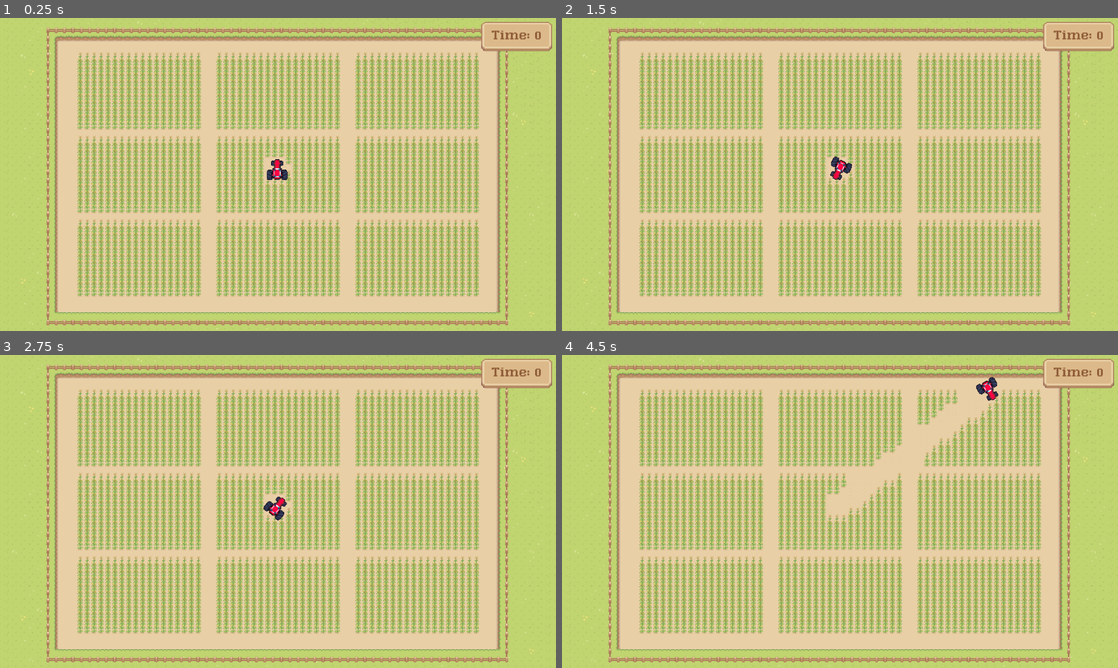
Above: before the commit, frames 1-4 (two rows, left to right).
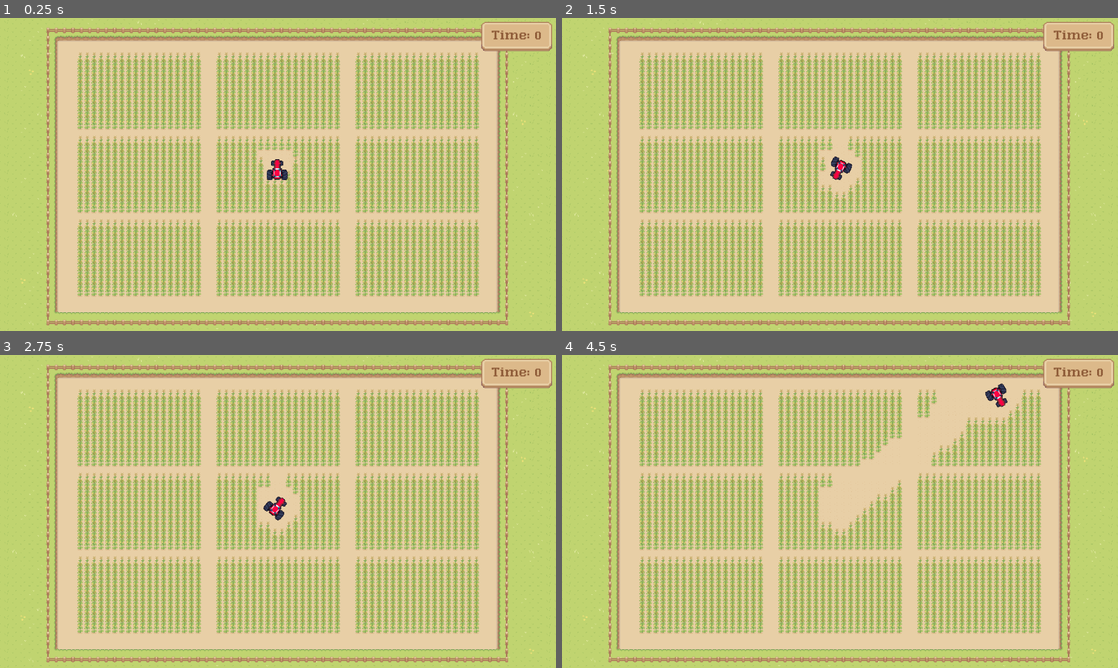
Above: after the commit, the same moments.

Repository: EmilBert/Harvest
Game: Godot game, scene res://World.tscn
Same seed, same stepped clock (60 frames per second), same inputs: the game is played once before the commit and once after it.
Inputs:
- Up to frame 1 (0.25 s): no input
- Up to frame 2 (1.5 s): tap Enter at 0.5 s; hold Right (ui_right) 0.53-1.28 s; tap Space (ui_select) at 0.77 s; hold Down (ui_down) from 1.28 s (still down)
- Up to frame 3 (2.75 s): tap Space (ui_select) at 1.52, 2 s; release Down (ui_down) at 2.03 s; hold Right (ui_right) from 2.03 s (still down)
- Up to frame 4 (4.5 s): release Right (ui_right) at 2.78 s; hold Up (ui_up) 2.78-3.53 s; tap Space (ui_select) at 3.02, 3.77 s; hold Left (ui_left) from 3.53 s (still down)

The runs differ from the first frame. In frame 1, 0.2% of the frame differs, in the area x 46-54%, y 40-47%; in frame 2, 0.4%; in frame 3, 0.5%; in frame 4, 1.5%, in the area x 46-83%, y 6-58%.

Commit message:
Bounce and slide collision

Diff:
--- a/Tilemaps/GroundTiles.tres
+++ b/Tilemaps/GroundTiles.tres
@@ -11,22 +11,22 @@
 [ext_resource path="res://sprout/Sprout Lands - Sprites - premium pack/tilesets/Ground tiles/new tiles/Darker Grass tile layers.png" type="Texture" id=9]
 
 [sub_resource type="ConvexPolygonShape2D" id=1]
-points = PoolVector2Array( 0, 16, 16, 16, 16, 16, 0, 16 )
+points = PoolVector2Array( 9.96387, 32.0979, 0, 32.0979, 0, -15.9051, 9.96387, -15.9051 )
 
 [sub_resource type="ConvexPolygonShape2D" id=2]
-points = PoolVector2Array( 16, 16, 16, 16, 16, 16, 16, 16 )
+points = PoolVector2Array( 16.0971, 22.5646, 6.11518, 22.5646, 6.11518, -16.0173, 16.0971, -16.0173 )
 
 [sub_resource type="ConvexPolygonShape2D" id=3]
-points = PoolVector2Array( 16, 16, 16, 16, 16, 16, 16, 16 )
+points = PoolVector2Array( 31.8728, 10.9741, -15.7938, 10.9741, -15.7938, 0.319202, 31.8728, 0.319202 )
 
 [sub_resource type="ConvexPolygonShape2D" id=4]
-points = PoolVector2Array( 16, 16, 16, 16, 16, 16, 16, 16 )
+points = PoolVector2Array( 32.0971, 15.8209, -16, 15.8209, -16, 3.93228, 32.0971, 3.93228 )
 
 [sub_resource type="ConvexPolygonShape2D" id=5]
 points = PoolVector2Array( 0, 16, 16, 16, 16, 16, 0, 16 )
 
 [sub_resource type="ConvexPolygonShape2D" id=6]
-points = PoolVector2Array( 16, 16, 16, 16, 16, 16, 16, 16 )
+points = PoolVector2Array( 6.60119, 11.5194, 11.6638, 8.32606, 16, 16, 16, 16 )
 
 [sub_resource type="ConvexPolygonShape2D" id=7]
 points = PoolVector2Array( 0, 4.04688, 0.3125, 3.85938, 3.8125, 4.17188, 6.125, 1.67188, 6, 0, 15.875, 0.171875, 15.875, 15.6719, 0.125, 15.8594 )
--- a/Tractor.gd
+++ b/Tractor.gd
@@ -54,4 +54,9 @@
 
 		velocity -= velocity.normalized() * res #apply breaking
 	# Apply movement
-	velocity = move_and_slide(velocity)
+	var collision = move_and_collide(velocity*delta)
+	if collision:
+		if velocity.length() > 300:
+			velocity = collision.normal * velocity.length()
+		else:
+			velocity = velocity.slide(collision.normal)
--- a/Tractor.tscn
+++ b/Tractor.tscn
@@ -1,9 +1,10 @@
-[gd_scene load_steps=6 format=2]
+[gd_scene load_steps=7 format=2]
 
 [ext_resource path="res://Tractor.gd" type="Script" id=1]
 [ext_resource path="res://tractor.png" type="Texture" id=2]
 
 [sub_resource type="AtlasTexture" id=4]
+flags = 4
 atlas = ExtResource( 2 )
 region = Rect2( 0, 0, 32, 32 )
 
@@ -18,6 +19,9 @@
 [sub_resource type="CircleShape2D" id=5]
 radius = 29.4397
 
+[sub_resource type="RectangleShape2D" id=6]
+extents = Vector2( 36, 3.5 )
+
 [node name="Tractor" type="KinematicBody2D"]
 z_index = 3
 script = ExtResource( 1 )
@@ -29,3 +33,8 @@
 [node name="CollisionShape2D" type="CollisionShape2D" parent="."]
 scale = Vector2( 0.75, 0.8 )
 shape = SubResource( 5 )
+
+[node name="Expanded harvester" type="CollisionShape2D" parent="."]
+visible = false
+position = Vector2( 0, -26.5 )
+shape = SubResource( 6 )
